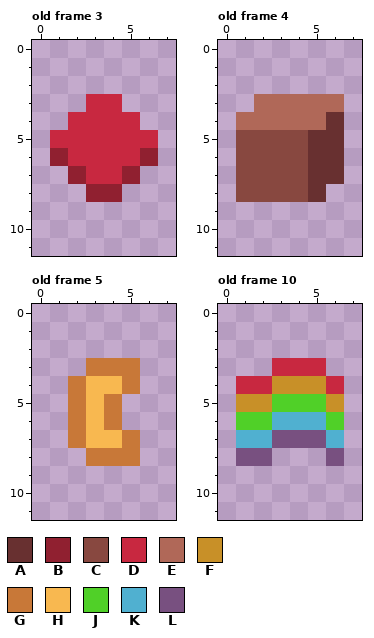
A pixel-art file gets an edit: aseprite/CandyIcons.aseprite. Above is the file before it was changed.
8x12 pixels, 13 frames. Shown: old frame 3, old frame 4, old frame 5, old frame 10. The commit also changed other frames, which this record leaves out.
Palette (. is transparent): A #683030  B #902030  C #884840  D #c82840  E #b06858  F #c89028  G #c87838  H #f8b850  J #50d028  K #50b0d0  L #785080
Pixels before, old frame 3, first column x 1:
3 ..DD..
4 .DDDD.
5 DDDDDD
6 BDDDDB
7 .BDDB.
8 ..BB..
Pixels before, old frame 4, first column x 1:
3 .EEEEE
4 EEEEEA
5 CCCCAA
6 CCCCAA
7 CCCCAA
8 CCCCA.
Pixels before, old frame 5, first column x 2:
3 .GGG
4 GHHG
5 GHG.
6 GHG.
7 GHHG
8 .GGG
Pixels before, old frame 10, first column x 1:
3 ..DDD.
4 DDFFFD
5 FFJJJF
6 JJKKKJ
7 KKLLLK
8 LL...L
The same view after the edit:
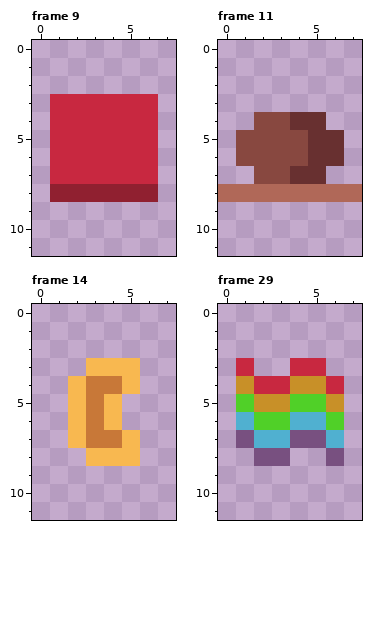
A new or re-ordered frame is compared with the old frame closest to it.
The exact change:
frames 13 -> 37
Colour G changes from #c87838 to #f8b850.
Colour H changes from #f8b850 to #c87838.
Frame 9 is new; against old frame 3:
The author put colour B in row 8 at x 1 to 2 and 5 to 6.
The author put colour D in row 3 at x 1 to 2 and 5 to 6; in row 4 at x 1 and 6; in row 7 at x 1 and 6.
Colour B becomes colour D in row 6 at x 1 and 6; in row 7 at x 2 and 5.
Frame 11 is new; against old frame 4:
Colour C becomes colour A in row 7 at x 4.
Colour E becomes colour A in row 4 at x 4 to 5.
Colour E becomes colour C in row 4 at x 2 to 3.
The author put colour E in row 8 at x 0 and 6 to 7.
Colour A becomes colour E in row 8 at x 5.
Colour C becomes colour E in row 8 at x 1 to 4.
The edit erases colour A in row 4 at x 6; in row 7 at x 6.
The edit erases colour C in row 7 at x 1.
The edit erases colour E in row 3 at x 2 to 6; in row 4 at x 1.
Frame 29 is new; against old frame 10:
The author put colour D in row 3 at x 1.
Colour F becomes colour D in row 4 at x 3.
Colour D becomes colour F in row 4 at x 1.
Colour J becomes colour F in row 5 at x 3.
Colour F becomes colour J in row 5 at x 1.
Colour K becomes colour J in row 6 at x 3.
Colour J becomes colour K in row 6 at x 1.
Colour L becomes colour K in row 7 at x 3.
The author put colour L in row 8 at x 3.
Colour K becomes colour L in row 7 at x 1.
The edit erases colour D in row 3 at x 3.
The edit erases colour L in row 8 at x 1.
Boxes around the changes in both pictures, in picture pixels (x1, y1, x2, y2):
changed: (50, 94, 158, 202)
changed: (218, 94, 362, 202)
changed: (68, 358, 140, 466)
changed: (236, 358, 290, 466)
